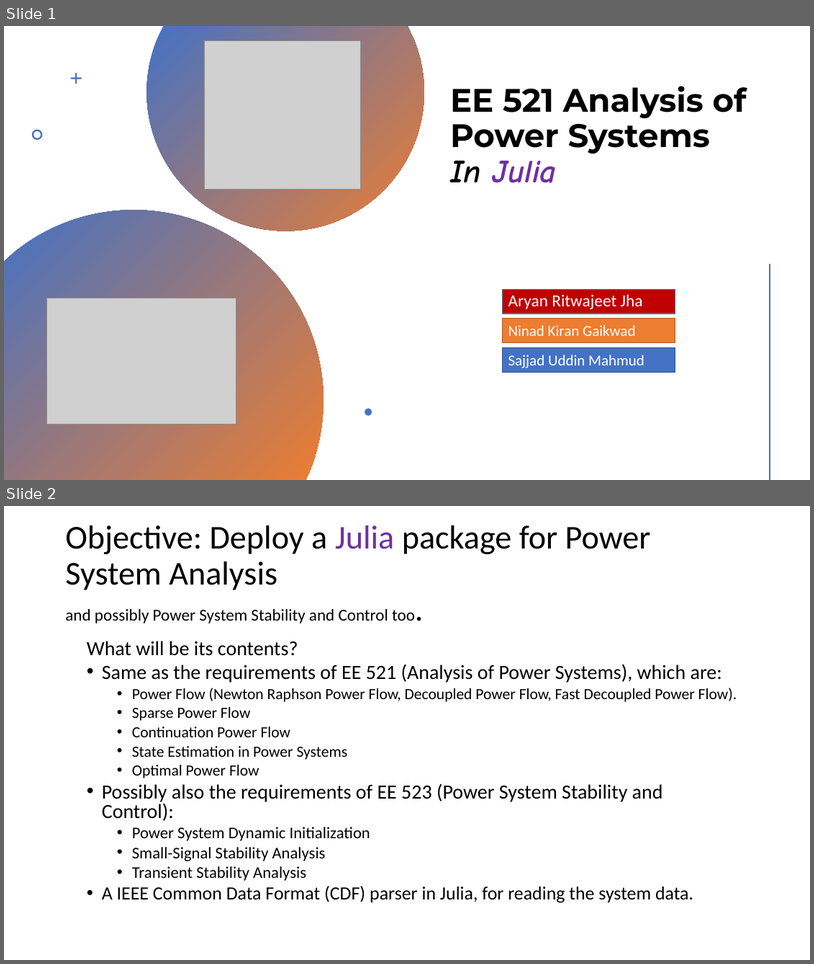
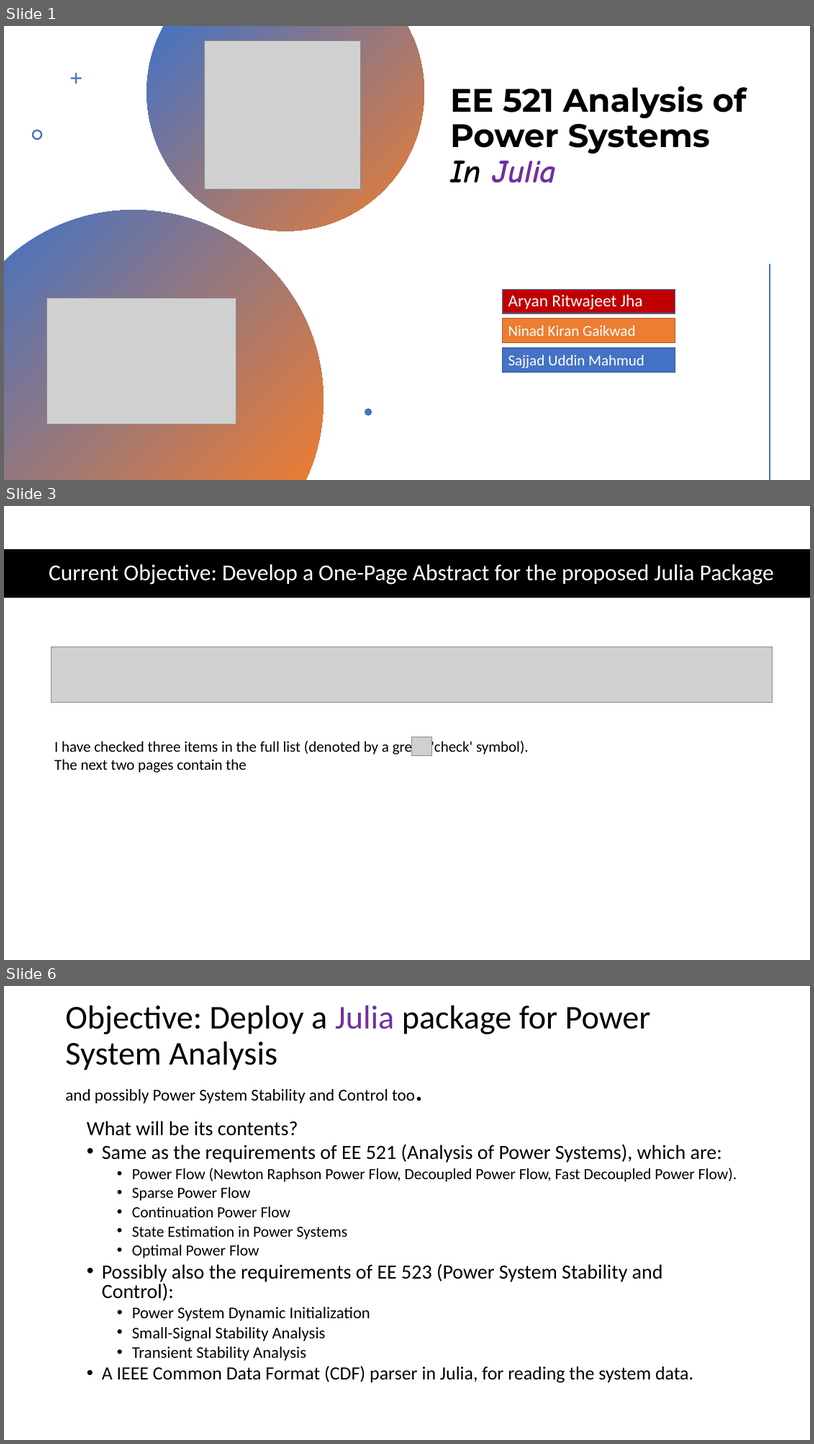
Before and after one commit to Realife-Brahmin/OriginalDocsHub, a slide deck: ee521/plan_for_ee521_in_julia/ee521_julia_plan.pptx. Shown one above the other, each under a label of ours: slides 1 and 2 before the commit, slides 1, 3 and 6 after it; the slides between them are not shown. The pictures are 814x964 and 814x1444 pixels, drawn with LibreOffice and Linux fonts; fonts in the diff are those of the drawing; grey boxes stand for pictures. Boxes give left, top, right and bottom in pixels: in the first picture for what was removed or moved away, otherwise in the second. Text is boxed around its words. In the diff, an @@ line names an element or a change of style, - is before the commit and + after.

```diff
--- a/ee521/plan_for_ee521_in_julia/ee521_julia_plan.pptx
+++ b/ee521/plan_for_ee521_in_julia/ee521_julia_plan.pptx
@@ slide 3 added at (x1=4, y1=506, x2=810, y2=960), background #FFFFFF @@
@@ rectangle added at (x1=4, y1=549, x2=810, y2=598), fill #000000 @@
@@ title added at (x1=49, y1=564, x2=774, y2=584), 27 pt, text #FFFFFF @@
+Current Objective: Develop a One-Page Abstract for the proposed Julia Package
@@ picture added at (x1=52, y1=646, x2=773, y2=702) @@
@@ text added at (x1=54, y1=739, x2=529, y2=772), 18 pt, text #000000 @@
+I have checked three items in the full list (denoted by a green 'check' symbol).
+The next two pages contain the
@@ picture added at (x1=412, y1=736, x2=432, y2=755) @@
@@ what was slide 2 is now slide 6 @@
```
Also in this commit, not shown: 5 other slides added, 7 other files.
